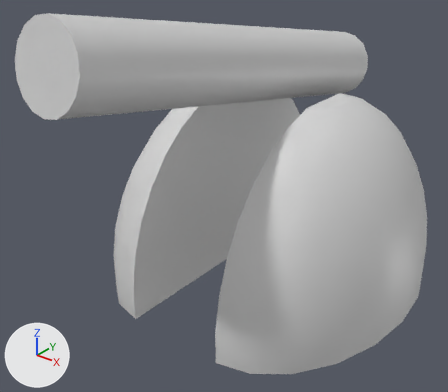
Two versions of the FBX model Assets/Resources/Fbx/cannon3.fbx, one commit apart.
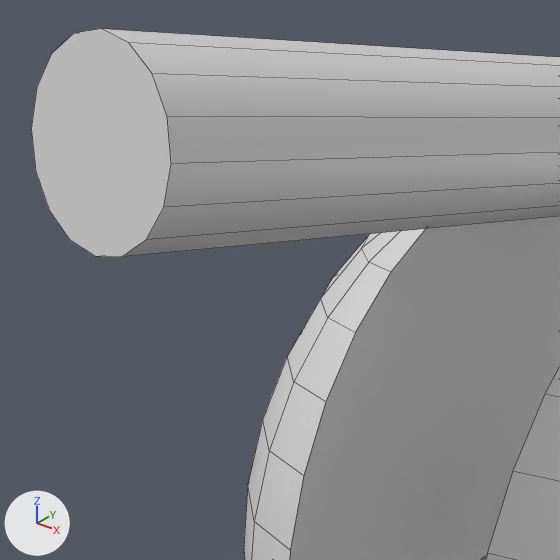
There are two pictures of each version: one whole from a 50 mm lens placed at (-0.42, -4.6, 2.62), pointed at (-3.5, -0.75, 0.23), one close up on the part from 0% to 58% of the width and 0% to 67% of the height. Every picture has the same lights, and +X, +Y and +Z are marked at lower left. The close-ups show mesh edges as thin lines. Where no turn or scale is listed for an object, it has been applied to the vertices.

Script lines for the objects in view, before the commit:
```python
me_merged_meshes5_detached1_detached1_mesh = bpy.data.meshes.new('Merged_Meshes5_Detached1_Detached1-mesh')
me_merged_meshes5_detached1_detached1_mesh.from_pydata(...)  # 32 vertices, 18 faces; spans x -0.31..0.31, y -2.51..1.18, z -0.51..0.75
me_merged_meshes5_detached1_detached1_mesh.materials.append(mat_b0b0b0)  # light grey #d8d8d8
me_sphere1_mesh = bpy.data.meshes.new('Sphere1-mesh')
me_sphere1_mesh.from_pydata(...)  # 200 vertices, 164 faces; spans x -1.45..1.45, y -1.49..1.49, z -0.94..0.94
me_sphere1_mesh.materials.append(mat_b0b0b0)  # light grey #d8d8d8
ob_merged_meshes5_detached1_detached1 = bpy.data.objects.new('Merged_Meshes5_Detached1_Detached1', me_merged_meshes5_detached1_detached1_mesh)
ob_merged_meshes5_detached1_detached1.location = (-3.467, 0.0, 1.267)
ob_sphere1 = bpy.data.objects.new('Sphere1', me_sphere1_mesh)
ob_sphere1.location = (-3.469, 0.0, 0.075)
```
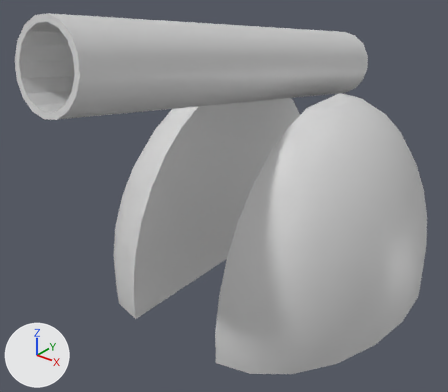
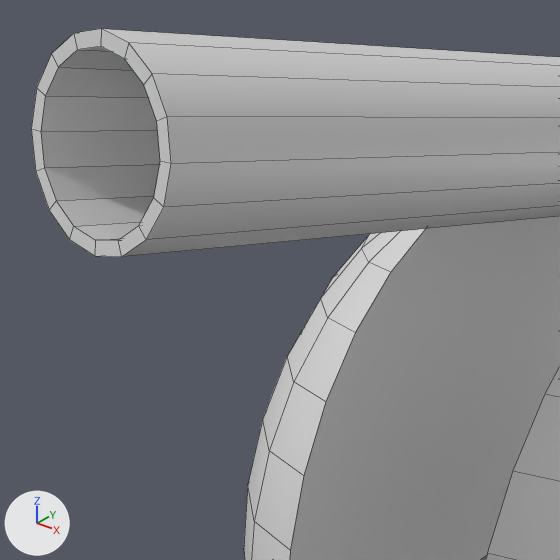
Edits to the bpy script that builds the scene:
```text
Change me_merged_meshes5_detached1_detached1_mesh:
    used by ob_merged_meshes5_detached1_detached1; location = (-3.467, 0.0, 1.267)
    remove me_merged_meshes5_detached1_detached1_mesh.from_pydata(...)  # 32 vertices, 18 faces; spans x -0.31..0.31, y -2.51..1.18, z -0.51..0.75
    add me_merged_meshes5_detached1_detached1_mesh.from_pydata(...)  # 64 vertices, 50 faces; spans x -0.31..0.31, y -2.51..1.18, z -0.51..0.75
    me_merged_meshes5_detached1_detached1_mesh part 1
    1 face is deleted
    23 vertices are added at x -0.26..0.26, y -2.5..-1.98, z 0.19..0.7
    9 new vertices lie (0.0, 0.43, -0.08) away from vertices in x -0.24..0.24, y -2.5..-2.42, z 0.19..0.63
    33 new faces join them
```

Where the change shows, as pixel boxes [x1, y1, x2, y2] in the close-ups (560 x 560 px):
part 1 of me_merged_meshes5_detached1_detached1_mesh, built on: [31, 29, 171, 257] in both
